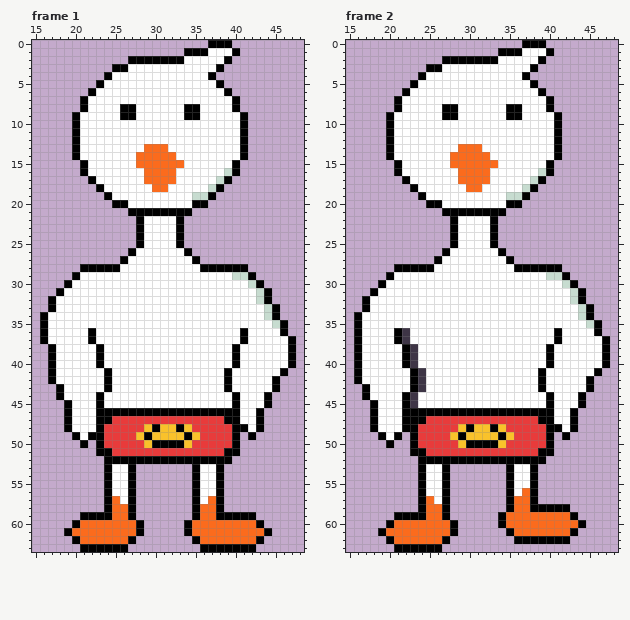
Edited in one commit: pixel-art file (Assets/Sprites/Player/A_Player_Skizze.ase). Above: the version before the commit.
64x64 pixels, 4 frames. Shown: frame 1: x 15..48, y 0..63; frame 2: x 15..48, y 0..63. The commit also changed other frames, which this record leaves out.
Once edited:
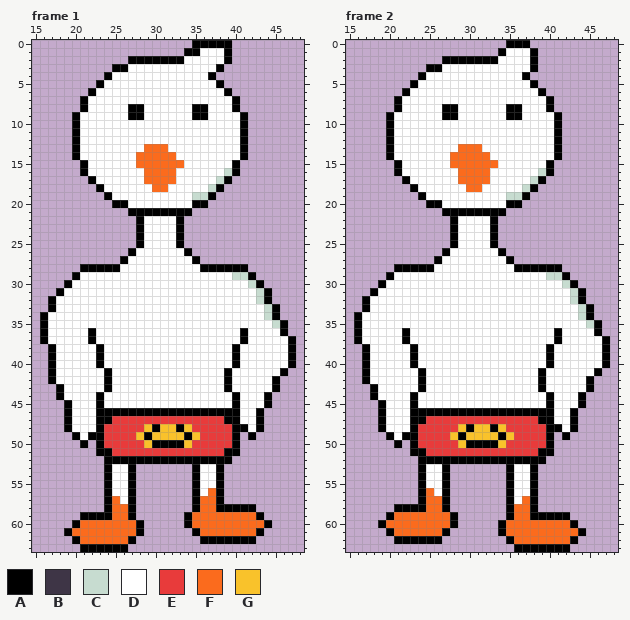
Palette (. is transparent): A #000000  B #3e3546  C #c7dcd0  D #ffffff  E #e83b3b  F #fb6b1d  G #f9c22b
What changed:
Changed rows in their new state; - is an unchanged pixel.
Frame 1, layer "Right run":
first column x 35:
 0 AA----
 1 -D--A.
first column x 26:
 8 D-A-----D-A
 9 D-A-----D-A
first column x 34:
56 ---F-------
57 --F--------
58 -----AAAA--
59 AF--FFFFFA-
60 ---------FA
61 .A-------A.
62 -.AAAAAAA.-
63 --.......--
Frame 2, layer "Right run":
first column x 35:
 0 AA-..-
 1 DD-A..
 2 ---A.-
first column x 16:
36 -----DA--
37 -----DA--
38 .A----DA-
39 .A----DA-
40 .A----DA-
41 .A-----DA
42 .A-----DA
43 -.A----DA
44 -.A---DA-
45 --.A--DA-
46 --.A--D--
47 --.A--D--
48 --.A--D--
49 ---.ADA--
50 ----.A---
first column x 19:
56 ------F-----------D-------
57 -------F---------D--------
58 --AAA---------------....--
59 -AFFFF--FA-----.A--AAAAA.-
60 AF----------------------A.
61 .A------A.-----AF-------FA
62 -.AAAAAA.-------AFFFFFFFA-
63 --......---------AAAAAAA--
